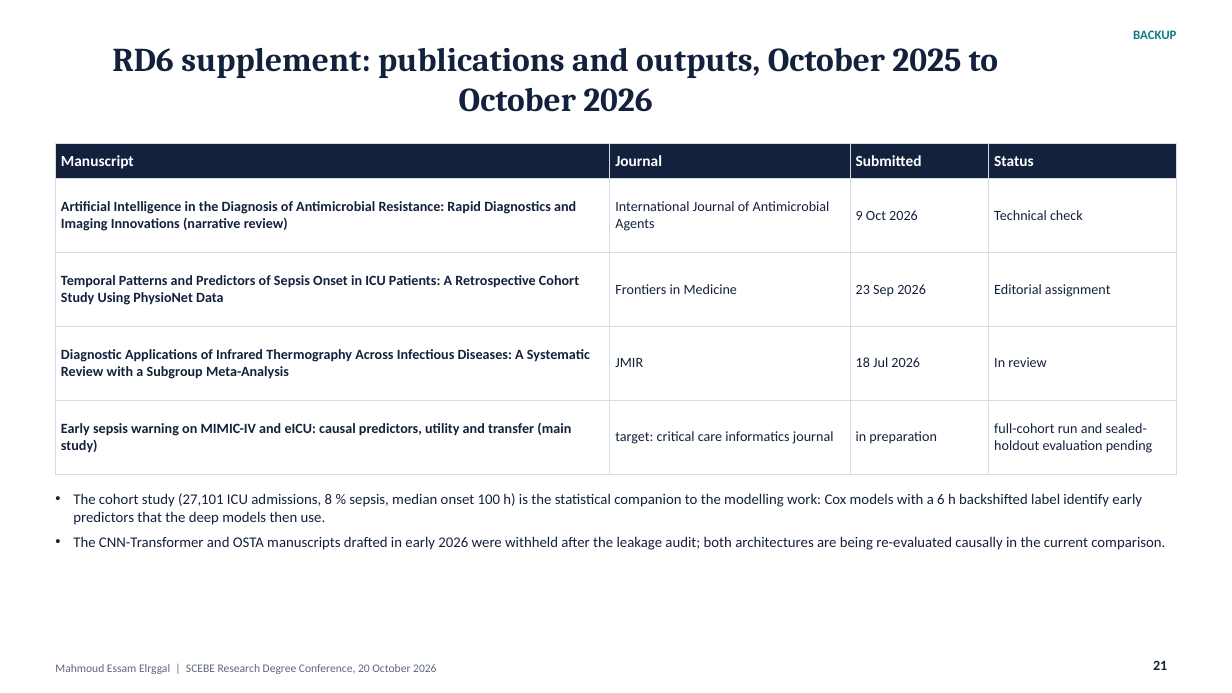
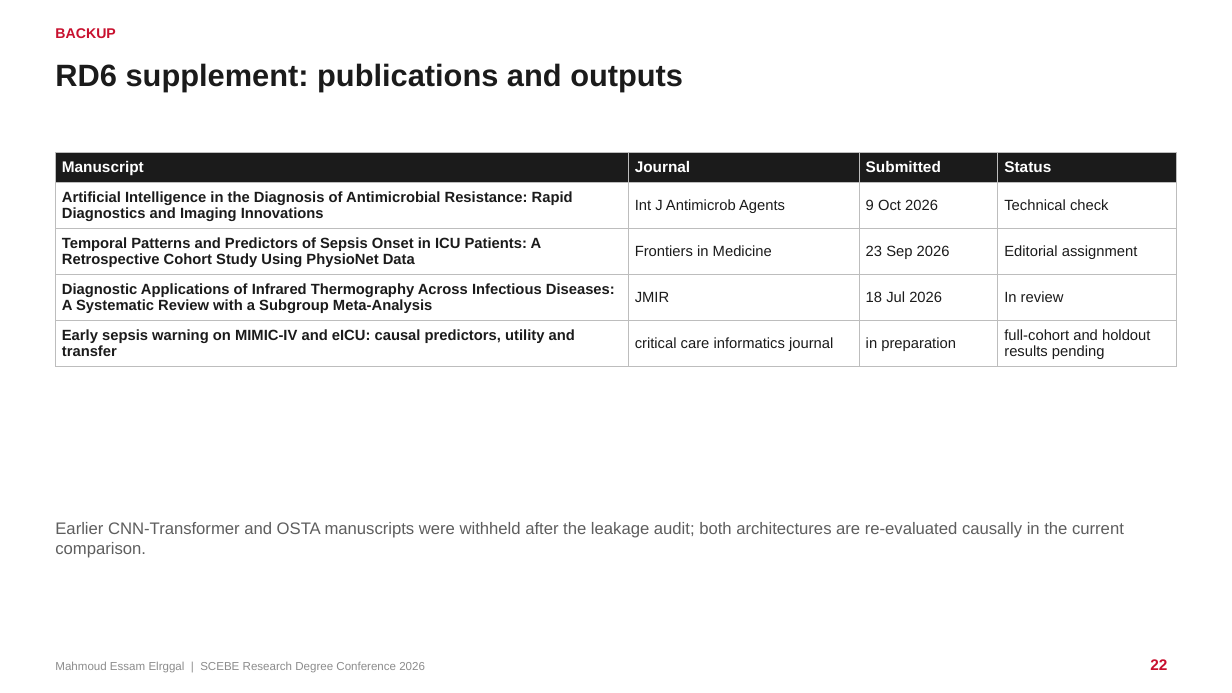
Before and after one commit to mahmoudddj/datasciencecoursera1, a slide deck: slide 22 of dev/presentation/Elrggal_Mahmoud_SCEBE2026.pptx (slide 21 before the commit). Drawn at 1232x693 pixels with LibreOffice and Linux fonts; fonts in the diff are those of the drawing. Boxes give left, top, right and bottom in pixels: in the first picture for what was removed or moved away, otherwise in the second. Text is boxed around its words. In the diff, an @@ line names an element or a change of style, - is before the commit and + after.

```diff
--- a/dev/presentation/Elrggal_Mahmoud_SCEBE2026.pptx
+++ b/dev/presentation/Elrggal_Mahmoud_SCEBE2026.pptx
@@ text added at [55, 28, 115, 38], 11 pt, text #C8102E, bold @@
+BACKUP
@@ title "RD6 supplement: publications and outputs" at [55, 63, 683, 91]: vertical alignment middle to top @@
@@ text removed at [1133, 30, 1176, 39] @@
-BACKUP
@@ title at [55, 63, 683, 91]: text changed; size 26 to 24 pt; font Cambria to Arial; text colour #14213D to #1B1B1B @@
-RD6 supplement: publications and outputs, October 2025 to October 2026
+RD6 supplement: publications and outputs
@@ table at [55, 152, 1177, 363] @@
-row 2, column 1: Artificial Intelligence in the Diagnosis of Antimicrobial Resistance: Rapid Diagnostics and Imaging Innovations (narrative review)
+row 2, column 1: Artificial Intelligence in the Diagnosis of Antimicrobial Resistance: Rapid Diagnostics and Imaging Innovations
-row 2, column 2: International Journal of Antimicrobial Agents
+row 2, column 2: Int J Antimicrob Agents
-row 5: Early sepsis warning on MIMIC-IV and eICU: causal predictors, utility and transfer (main study) | target: critical care informatics journal | in preparation | full-cohort run and sealed-holdout evaluation pending
+row 5: Early sepsis warning on MIMIC-IV and eICU: causal predictors, utility and transfer | critical care informatics journal | in preparation | full-cohort and holdout results pending
@@ fill #14213D to #1B1B1B in row 1 @@
@@ font Calibri to Arial in "Manuscript", "Journal", "Submitted", "Status" and 11 more places @@
@@ size 11 to 11.5 pt, text colour #14213D to #1B1B1B in "9 Oct 2026", "Technical check", "Temporal Patterns and Predictors of Sepsis Onset ...", "Frontiers in Medicine" and 7 more places @@
@@ borders changed @@
@@ table: place and size @@
-table at [55, 143, 1177, 457]
+table at [55, 152, 1177, 363]
@@ text at [55, 522, 1124, 558]: text changed; size 11.5 to 13 pt; font Calibri to Arial; text colour #14213D to #5E5E5E @@
-• The cohort study (27,101 ICU admissions, 8 % sepsis, median onset 100 h) is the statistical companion to the modelling work: Cox models with a 6 h backshifted label identify early predictors that the deep models then use.
-• The CNN-Transformer and OSTA manuscripts drafted in early 2026 were withheld after the leakage audit; both architectures are being re-evaluated causally in the current comparison.
+Earlier CNN-Transformer and OSTA manuscripts were withheld after the leakage audit; both architectures are re-evaluated causally in the current comparison.
@@ page number added at [1150, 659, 1167, 670], 12 pt, text #C8102E, bold @@
+22
@@ text at [55, 661, 425, 672]: text changed; font Calibri to Arial; text colour #5C677D to #8C8C8C @@
-Mahmoud Essam Elrggal | SCEBE Research Degree Conference, 20 October 2026
+Mahmoud Essam Elrggal | SCEBE Research Degree Conference 2026
@@ page number removed at [1153, 660, 1167, 670] @@
-21
```
Also in this commit, not shown: 10 other slides changed, 14 slides added, 11 slides removed, 2 other files.
